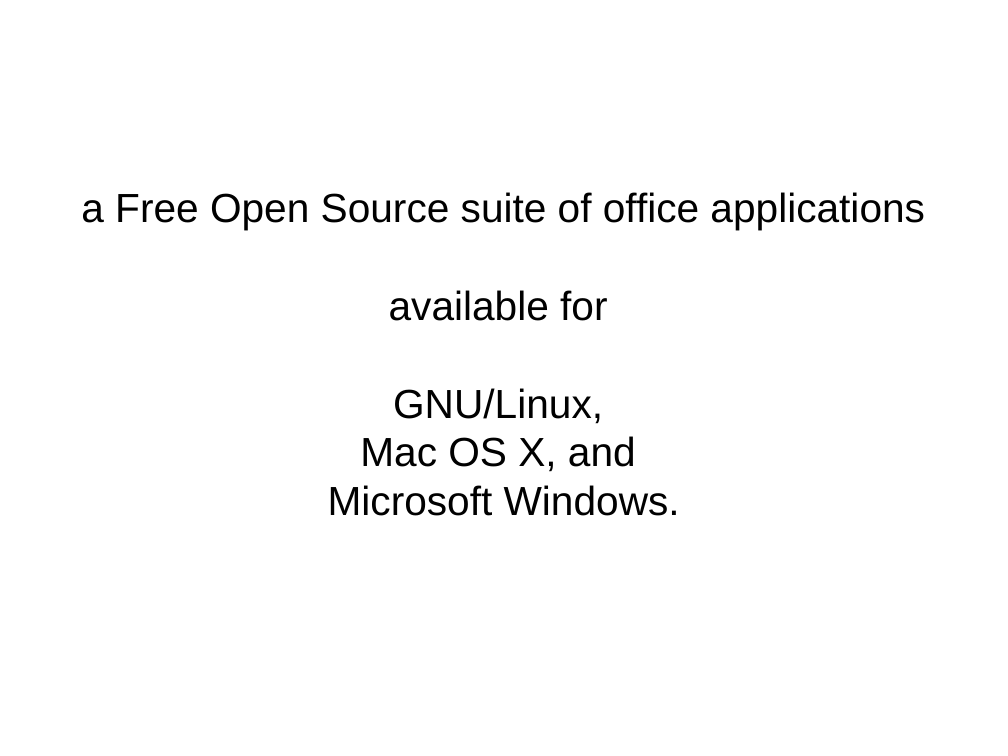
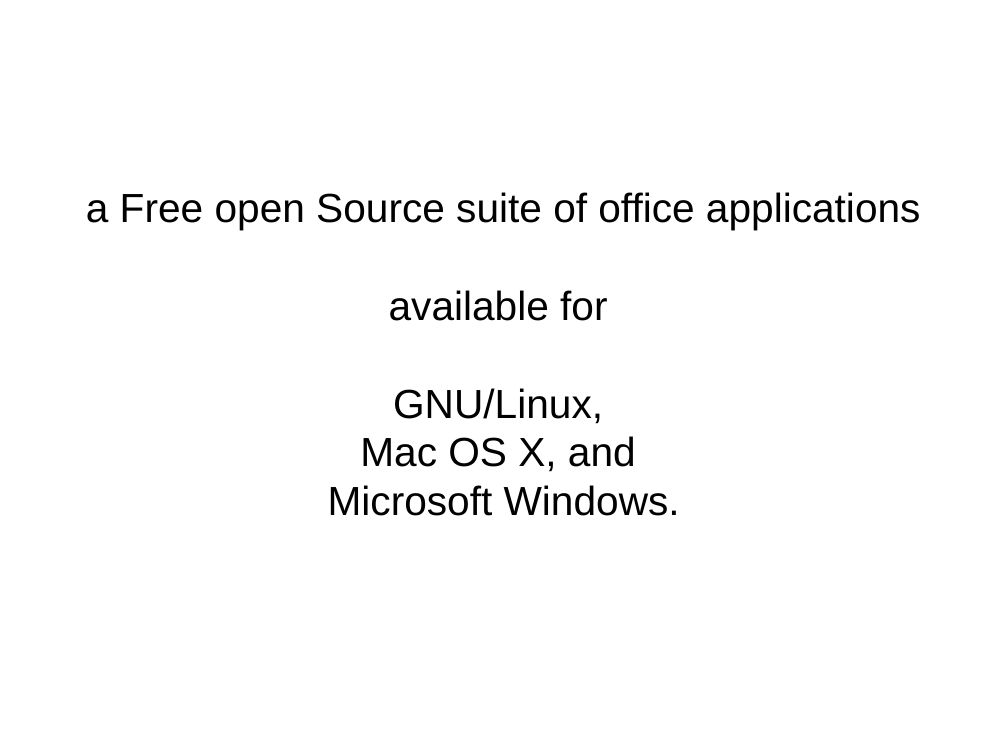
Before and after one commit to rebahozkoc/libreofficepythonmacros, a slide deck: slide 5 of impress_example.odp. Drawn at 1008x756 pixels with LibreOffice and Linux fonts; fonts in the diff are those of the drawing. Boxes give left, top, right and bottom in pixels: in the first picture for what was removed or moved away, otherwise in the second. Text is boxed around its words. In the diff, an @@ line names an element or a change of style, - is before the commit and + after.

```diff
--- a/impress_example.odp
+++ b/impress_example.odp
@@ subtitle at (x1=86, y1=192, x2=921, y2=230): text changed @@
-a Free Open Source suite of office applications
+a Free open Source suite of office applications
```
Also in this commit, not shown: 12 other slides changed, 5 other files.
